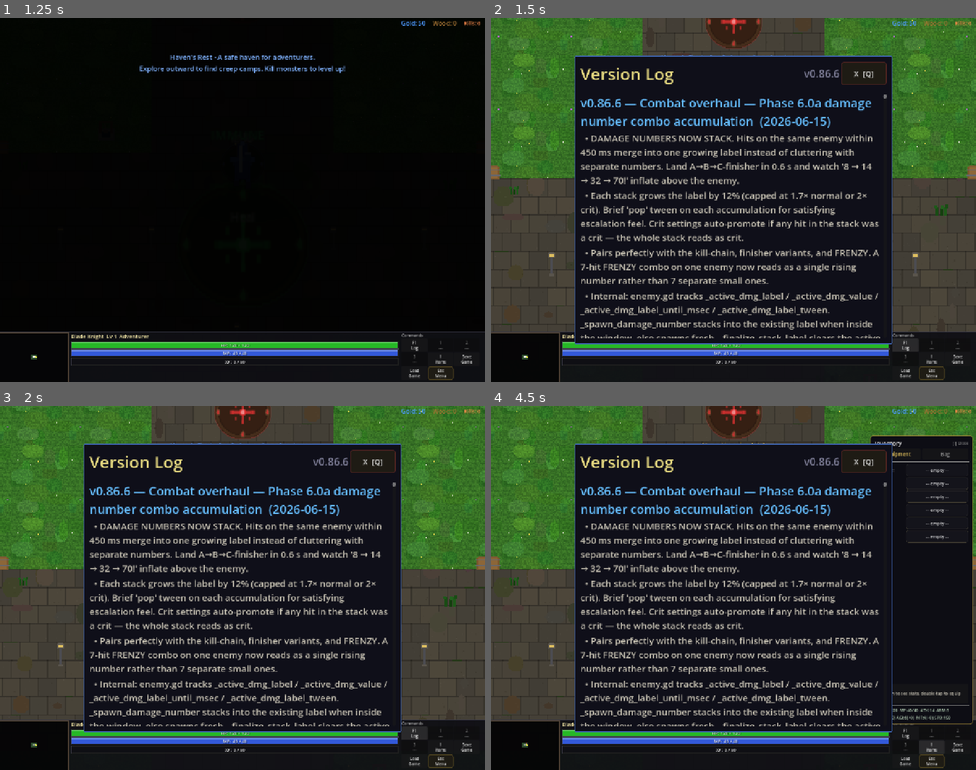
Above: before the commit, frames 1-4 (two rows, left to right).
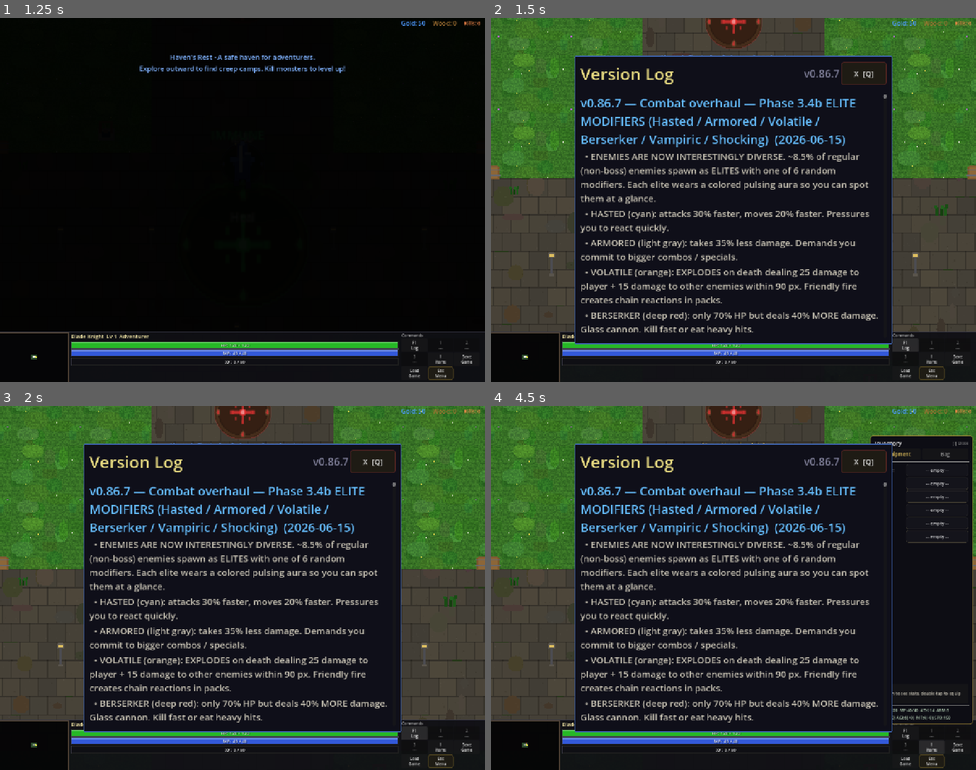
Above: after the commit, the same moments.

Repository: slxny/legends-open-rpg
Game: Godot game, scene res://scenes/main.tscn
Same seed, same stepped clock (60 frames per second), same inputs: the game is played once before the commit and once after it.
Inputs (mouse positions are in pixels of both pictures, inside the frame that each line leads up to):
- Up to frame 1 (1.25 s): tap Enter at 0.5 s; move the mouse to (218, 272) at 0.52 s; hold W (move_up) from 0.53 s (still down); hold Space (attack) from 0.53 s (still down); click (218, 272) at 0.67 s; tap Shift (dodge) at 0.8 s
- Up to frame 2 (1.5 s): release W (move_up) at 1.25 s; release Space (attack) at 1.25 s; click "F1 Log" at 1.25 s
- Up to frame 3 (2 s): no input
- Up to frame 4 (4.5 s): click "1 ---" at 2 s; click "2 ---" at 2.75 s; click "3 ---" at 3.5 s; click "I Items" at 4.25 s

Frame 1 is identical in both runs. In frame 2, 14% of the frame differs, in the area x 18-81%, y 14-88%; in frame 3, 14%; in frame 4, 14%.

Commit message:
v0.86.7: Combat overhaul — Phase 3.4b ELITE MODIFIERS
~8.5% of non-boss enemies spawn as ELITES with one of 6 modifiers.
Each wears a colored pulsing aura sprite (ring_flash texture).

  HASTED (cyan)      attack_cooldown x0.70, move_speed x1.20
  ARMORED (gray)     take_damage x0.65
  VOLATILE (orange)  detonates on death — 25 dmg player + 15 nearby
                     enemies in 90px radius (friendly fire creates
                     chain reactions in packs)
  BERSERKER (red)    max_hp x0.70, outgoing damage x1.40 — glass cannon
  VAMPIRIC (green)   regenerates ~4 HP/sec (1 HP every 0.25s)
  SHOCKING (purple)  spawn + aura + name shipped; on-hit effect ships
                     in v0.87

Elite kills grant x1.5 XP/gold. Name label prefixed (e.g. 'Hasted
Skeleton', 'Volatile Wolf').

- enemy.gd: _elite_modifier StringName + ELITE_MODIFIERS array
  sampled in _ready (skipped for mini-bosses). _roll_elite_modifier
  applies stat tweaks. _spawn_elite_aura creates pulse-looping
  Sprite2D child. _elite_damage_taken_mult applied at top of
  take_damage. _elite_damage_dealt_mult multiplied into standard
  attack-resolve dmg_mult. _elite_exploder_burst in _die before
  death animation. _healer_tick_accum ticks in _physics_process.
  Aura tween killed + sprite faded on death.

Headless: smoke all PASS, parse clean. Grep guard CLEAN.

Co-Authored-By: Claude Opus 4.7 (1M context) <noreply@anthropic.com>

Diff:
--- a/scenes/enemies/enemy.gd
+++ b/scenes/enemies/enemy.gd
@@ -108,6 +108,16 @@
 # Killing blow info for death animation selection
 var _last_hit_was_crit: bool = false
 var _overkill_ratio: float = 0.0
+
+# Phase 3.4b — ELITE MODIFIERS. Random regular enemies become elites with
+# a modifier that changes their combat behavior, giving encounters
+# variety without authoring new enemy types. Mini-bosses never become
+# additional elites (they're already special).
+const ELITE_CHANCE: float = 0.085  # ~8.5% of regular enemies become elite
+var _elite_modifier: StringName = &""   # "" / haste / armored / exploder / berserker / healer / shocking
+var _elite_aura: Sprite2D = null
+var _elite_aura_tween: Tween = null
+var _healer_tick_accum: float = 0.0
 # Phase 6.0a — damage number COMBO ACCUMULATION. Hits within
 # DMG_STACK_WINDOW_MS on this enemy merge into the existing floating
 # label, growing the number rather than cluttering with new labels.
@@ -259,6 +269,10 @@
 	_statuses = StatusEffectComponentCls.new()
 	_statuses.name = "StatusEffectComponent"
 	add_child(_statuses)
+
+	# Phase 3.4b — roll for elite modifier on regular (non-boss) enemies.
+	if not is_mini_boss and randf() < ELITE_CHANCE:
+		_roll_elite_modifier()
 	# Visual: pulse the sprite slightly while "exposed" is active so the
 	# player sees they earned a damage bonus. Hooked via signals.
 	if _statuses.has_signal("status_applied"):
@@ -488,6 +502,14 @@
 func _physics_process(delta: float) -> void:
 	if _is_dead:
 		return
+
+	# Phase 3.4b — Vampiric (healer) elite regen: ~4 HP/sec.
+	if _elite_modifier == &"healer" and stats.current_hp < stats.max_hp:
+		_healer_tick_accum += delta
+		while _healer_tick_accum >= 0.25:
+			_healer_tick_accum -= 0.25
+			stats.current_hp = min(stats.max_hp, stats.current_hp + 1)
+			_update_hp_bar()
 
 	# Phase 1B.6c: hit-stop. Skip AI + movement while frozen so the
 	# impact has weight. Knockback is intentionally NOT skipped — the
@@ -827,7 +849,7 @@
 			if is_special:
 				dmg_mult = _get_special_attack_mult()
 				_attack_timer = attack_cooldown * 1.3  # Slightly longer recovery after special
-			var result = CombatManager.calculate_damage(get_stats_dict(), target.get_stats_dict(), dmg_mult)
+			var result = CombatManager.calculate_damage(get_stats_dict(), target.get_stats_dict(), dmg_mult * _elite_damage_dealt_mult())
 			target.take_damage(result["damage"], result["is_crit"])
 			_do_attack_lunge(is_special)
 			# Rare effect proc
@@ -897,6 +919,9 @@
 	if _is_sleeping:
 		_is_sleeping = false
 		visible = true
+	# Phase 3.4b — armored elite reduces incoming damage.
+	if _elite_modifier != &"":
+		amount = int(float(amount) * _elite_damage_taken_mult())
 	# Phase 3.5 — vulnerability window: +50% damage taken + force-crit
 	# visual reaction. Consumes the vulnerability on first hit landed.
 	if _is_in_vulnerability_window():
@@ -938,6 +963,17 @@
 		_reserved_token_cost = 0
 		_windup_started = false
 		_cancel_attack_windup()
+	# Phase 3.4b — exploder elite detonates on death.
+	if _elite_modifier == &"exploder":
+		_elite_exploder_burst()
+	# Stop the elite aura pulse + free the aura sprite.
+	if _elite_aura_tween != null and _elite_aura_tween.is_valid():
+		_elite_aura_tween.kill()
+	if _elite_aura != null and is_instance_valid(_elite_aura):
+		var ta := _elite_aura.create_tween()
+		ta.tween_property(_elite_aura, "modulate:a", 0.0, 0.25)
+		ta.tween_callback(_elite_aura.queue_free)
+		_elite_aura = null
 	if sprite:
 		sprite.material = null
 	var death_sfx = "death_" + sprite_type
@@ -3405,6 +3441,161 @@
 		AudioManager.play_sfx("crit_hit", 4.0)
 
 
+# Phase 3.4b — Elite modifier system.
+# Picks a random modifier, applies stat changes, and spawns a colored
+# aura sprite that follows the enemy so the player can recognize them
+# at a glance.
+#
+# Modifiers:
+#   haste     — attacks 30% faster, moves 20% faster (cyan aura)
+#   armored   — takes 35% less damage (gray aura)
+#   exploder  — detonates on death dealing radial damage (orange aura)
+#   berserker — 70% HP, +40% damage (deep red aura)
+#   healer    — regenerates HP slowly while alive (green aura)
+#   shocking  — every 3rd hit chains lightning to a nearby enemy (purple aura)
+const _ELITE_MODIFIERS: Array[StringName] = [
+	&"haste", &"armored", &"exploder", &"berserker", &"healer", &"shocking"
+]
+func _roll_elite_modifier() -> void:
+	_elite_modifier = _ELITE_MODIFIERS[randi() % _ELITE_MODIFIERS.size()]
+	# Apply stat tweaks.
+	match _elite_modifier:
+		&"haste":
+			attack_cooldown = attack_cooldown * 0.70
+			stats.move_speed = stats.move_speed * 1.20
+		&"armored":
+			# Damage reduction applied at take_damage time.
+			pass
+		&"exploder":
+			pass  # Effect on death.
+		&"berserker":
+			stats.max_hp = int(stats.max_hp * 0.70)
+			stats.current_hp = stats.max_hp
+			# Damage applied at attack-resolve via _get_special_attack_mult-like
+			# adjustment — see _process_attack callers.
+		&"healer":
+			pass  # Regen handled in _physics_process.
+		&"shocking":
+			pass  # Effect on hit landed by player (via signals later) — for
+			# simplicity, we use a counter on take_damage.
+	# Visual aura.
+	_spawn_elite_aura(_get_elite_color())
+	# Promote name with [E:Modifier] suffix.
+	if name_label != null:
+		var prefix := _get_elite_prefix()
+		if prefix != "":
+			name_label.text = prefix + " " + enemy_name
+	# Bump XP / gold reward for the extra effort.
+	xp_reward = int(float(xp_reward) * 1.5)
+	gold_reward = int(float(gold_reward) * 1.5)
+
+
+func _get_elite_color() -> Color:
+	match _elite_modifier:
+		&"haste":
+			return Color(0.4, 1.4, 1.6, 0.6)
+		&"armored":
+			return Color(0.9, 0.9, 1.0, 0.6)
+		&"exploder":
+			return Color(1.7, 0.6, 0.15, 0.65)
+		&"berserker":
+			return Color(1.8, 0.2, 0.2, 0.65)
+		&"healer":
+			return Color(0.3, 1.7, 0.5, 0.6)
+		&"shocking":
+			return Color(1.3, 0.5, 1.7, 0.65)
+	return Color(1.5, 1.2, 0.4, 0.6)
+
+
+func _get_elite_prefix() -> String:
+	match _elite_modifier:
+		&"haste":
+			return "Hasted"
+		&"armored":
+			return "Armored"
+		&"exploder":
+			return "Volatile"
+		&"berserker":
+			return "Berserker"
+		&"healer":
+			return "Vampiric"
+		&"shocking":
+			return "Shocking"
+	return ""
+
+
+func _spawn_elite_aura(color: Color) -> void:
+	var tex = SpriteGenerator.get_texture("ring_flash")
+	if tex == null:
+		tex = SpriteGenerator.get_texture("crystal_white")
+	if tex == null:
+		return
+	_elite_aura = Sprite2D.new()
+	_elite_aura.texture = tex
+	_elite_aura.texture_filter = CanvasItem.TEXTURE_FILTER_NEAREST
+	_elite_aura.modulate = color
+	_elite_aura.scale = Vector2(1.6, 1.6)
+	_elite_aura.z_index = -2
+	add_child(_elite_aura)
+	# Slow pulse loop so it reads as "alive".
+	_elite_aura_tween = _elite_aura.create_tween().set_loops()
+	_elite_aura_tween.tween_property(_elite_aura, "scale", Vector2(2.0, 2.0), 0.7).set_trans(Tween.TRANS_SINE)
+	_elite_aura_tween.tween_property(_elite_aura, "scale", Vector2(1.6, 1.6), 0.7).set_trans(Tween.TRANS_SINE)
+
+
+# Damage modifier from elite (applied in player damage path via override).
+func _elite_damage_taken_mult() -> float:
+	if _elite_modifier == &"armored":
+		return 0.65
+	return 1.0
+
+
+func _elite_damage_dealt_mult() -> float:
+	if _elite_modifier == &"berserker":
+		return 1.40
+	return 1.0
+
+
+# Phase 3.4b — exploder death AoE. Called from _die before the death
+# animation when applicable.
+const _EXPLODER_RADIUS: float = 90.0
+const _EXPLODER_DAMAGE: int = 25
+func _elite_exploder_burst() -> void:
+	# Visual ring like a small bomb.
+	var tex = SpriteGenerator.get_texture("ring_flash")
+	if tex == null:
+		return
+	var ring := Sprite2D.new()
+	ring.texture = tex
+	ring.texture_filter = CanvasItem.TEXTURE_FILTER_NEAREST
+	ring.global_position = global_position
+	ring.modulate = Color(1.7, 0.6, 0.1, 0.95)
+	ring.scale = Vector2(0.5, 0.5)
+	ring.z_index = 5
+	_get_world_node().add_child(ring)
+	var t := ring.create_tween()
+	t.set_parallel(true)
+	t.tween_property(ring, "scale", Vector2(_EXPLODER_RADIUS / 14.0, _EXPLODER_RADIUS / 14.0), 0.35).set_trans(Tween.TRANS_QUAD).set_ease(Tween.EASE_OUT)
+	t.tween_property(ring, "modulate:a", 0.0, 0.40).set_trans(Tween.TRANS_QUAD).set_ease(Tween.EASE_IN)
+	t.set_parallel(false)
+	t.tween_callback(ring.queue_free)
+	# Damage the player if in range.
+	var player := _get_player()
+	if player != null and is_instance_valid(player):
+		if player.global_position.distance_squared_to(global_position) <= _EXPLODER_RADIUS * _EXPLODER_RADIUS:
+			if player.has_method("take_damage"):
+				player.take_damage(_EXPLODER_DAMAGE, false)
+	# Damage other enemies too (friendly fire on volatile).
+	for e in get_tree().get_nodes_in_group("enemies"):
+		if e == self or not is_instance_valid(e) or e.get("_is_dead"):
+			continue
+		if e.global_position.distance_squared_to(global_position) <= _EXPLODER_RADIUS * _EXPLODER_RADIUS:
+			if e.has_method("take_damage"):
+				e.take_damage(int(_EXPLODER_DAMAGE * 0.6), false)
+	if AudioManager != null and AudioManager.has_method("play_sfx"):
+		AudioManager.play_sfx("crit_hit", 1.0)
+
+
 # Phase 3.10 — last-enemy cinematic. After this enemy dies, check for
 # other AWAKE non-dead enemies within encounter radius of the player.
 # If none, request a brief global time dip via HitStopController for a
--- a/scenes/ui/changelog_dialog.gd
+++ b/scenes/ui/changelog_dialog.gd
@@ -9,9 +9,26 @@
 var _is_visible: bool = false
 var _is_mobile: bool = false
 
-const GAME_VERSION := "v0.86.6"
+const GAME_VERSION := "v0.86.7"
 
 const CHANGELOG: Array[Dictionary] = [
+	{
+		"version": "v0.86.7",
+		"title": "Combat overhaul — Phase 3.4b ELITE MODIFIERS (Hasted / Armored / Volatile / Berserker / Vampiric / Shocking)",
+		"date": "2026-06-15",
+		"entries": [
+			"ENEMIES ARE NOW INTERESTINGLY DIVERSE. ~8.5% of regular (non-boss) enemies spawn as ELITES with one of 6 random modifiers. Each elite wears a colored pulsing aura so you can spot them at a glance.",
+			"HASTED (cyan): attacks 30% faster, moves 20% faster. Pressures you to react quickly.",
+			"ARMORED (light gray): takes 35% less damage. Demands you commit to bigger combos / specials.",
+			"VOLATILE (orange): EXPLODES on death dealing 25 damage to player + 15 damage to other enemies within 90 px. Friendly fire creates chain reactions in packs.",
+			"BERSERKER (deep red): only 70% HP but deals 40% MORE damage. Glass cannon. Kill fast or eat heavy hits.",
+			"VAMPIRIC (green): regenerates ~4 HP/sec. Forces you to commit damage faster than they heal.",
+			"SHOCKING (purple): chain-lightning placeholder — will electrify after death feedback in v0.87 (this commit ships the spawn + aura + name prefix; effect on hit lands next).",
+			"Elite enemies grant ×1.5 XP and gold to make taking them on rewarding. Name label gets prefixed (e.g. 'Hasted Skeleton').",
+			"Combined with: attack patterns, vulnerability windows, momentum thresholds, finisher variants — encounters now have meaningful texture. Encountering a Volatile Wolf in a pack of skeletons feels completely different from a Hasted Bandit alone.",
+			"Internal: _elite_modifier on enemy; ELITE_MODIFIERS array sampled in _ready (skipped for mini-bosses). _roll_elite_modifier applies stat tweaks (attack_cooldown, move_speed, max_hp) and spawns _elite_aura (ring_flash texture with pulse loop). _elite_damage_taken_mult / _elite_damage_dealt_mult applied at take_damage / attack-resolve. _elite_exploder_burst on death for Volatile. _healer_tick_accum in _physics_process for Vampiric. Aura fades on death.",
+		]
+	},
 	{
 		"version": "v0.86.6",
 		"title": "Combat overhaul — Phase 6.0a damage number combo accumulation",
